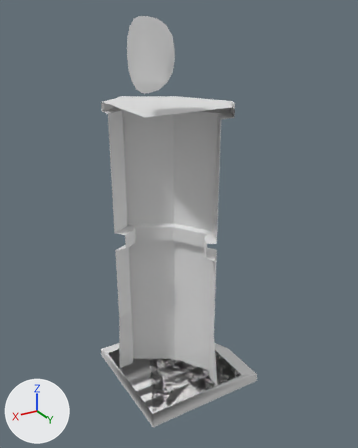
Two versions of the FBX model Assets/Art/Meshes/PrototypeMeshes/Buildings/Lightning/Buildings_Lightning.fbx, one commit apart.
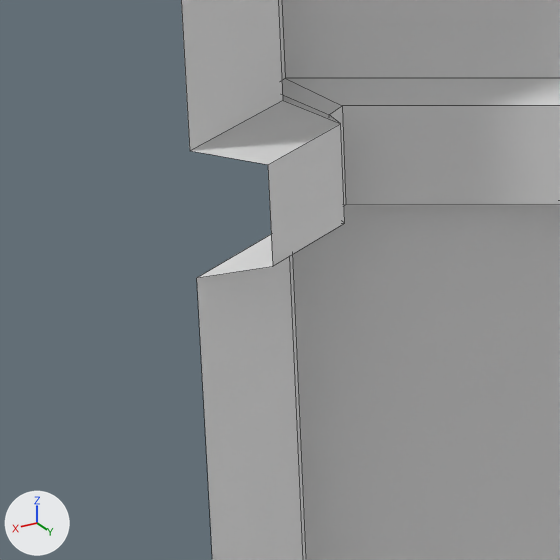
The first picture shows the older version from a 50 mm camera at (2.95, 4.81, 4.34) aimed at (0.23, 0.29, 2.08). The close-ups show both versions on the part from 25% to 46% of the width and 47% to 64% of the height of that picture; other places that the commit changed are outside them. Arrows for +X, +Y and +Z are at lower left; the lights stay in place. The close-ups show mesh edges as thin lines. Where no turn or scale is listed for an object, it has been applied to the vertices.

Names of what the first close-up shows: 'Lightning_Mid_Corner'.
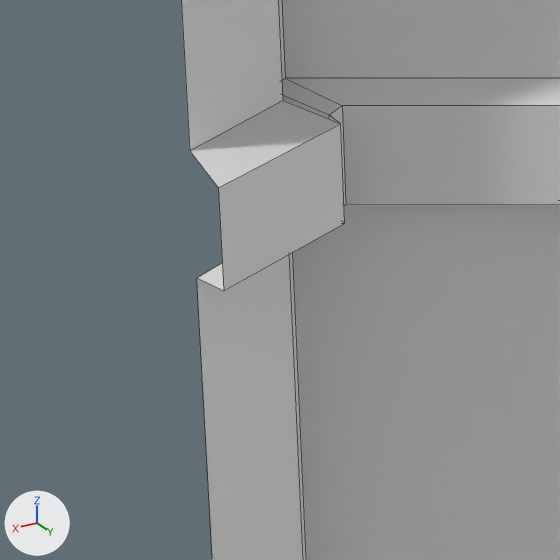
Pixel boxes (x1, y1, x2, y2) of what changed, in the close-ups (560 x 560 px; the box of a moved part takes in the faces that stretch with it):
part 1 of me_cube_017, moved or reshaped: before (190, 100, 345, 278); after (190, 100, 345, 291)

The edits, one by one:
me_cube_017 has 54 vertices, 40 faces and spans x 0.03..1.0, y 0.02..1.0, z -1.0..1.0.
me_cube_017 is used by ob_lightning_mid_corner; location (0.0, 0.0, 2.0).
Part 1, on me_cube_017:
Vertex 38 of me_cube_017 moves from (0.9, 0.26, 0.08) at pixel (267, 164) to (1.0, 0.3, 0.08) at pixel (218, 187).
Vertex 39 of me_cube_017 moves from (0.9, 0.26, -0.08) at pixel (272, 266) to (1.0, 0.3, -0.08) at pixel (223, 290).
